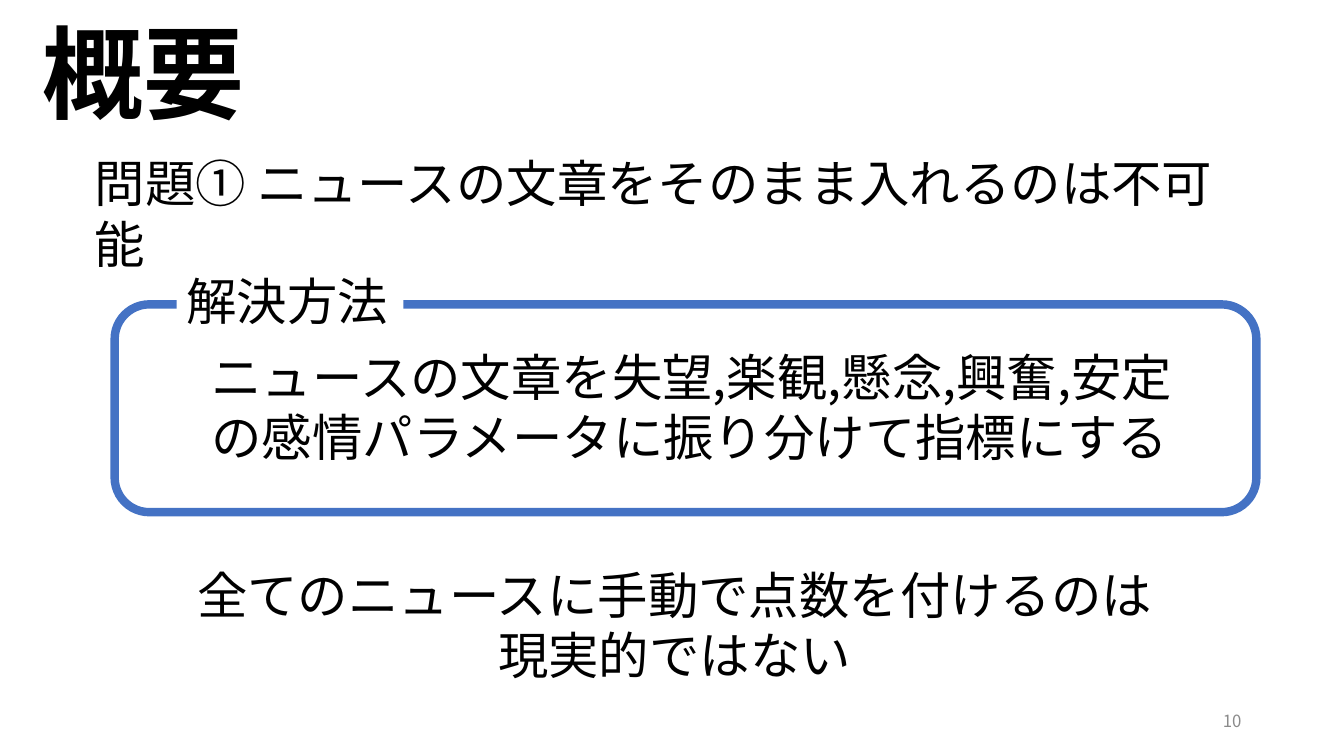
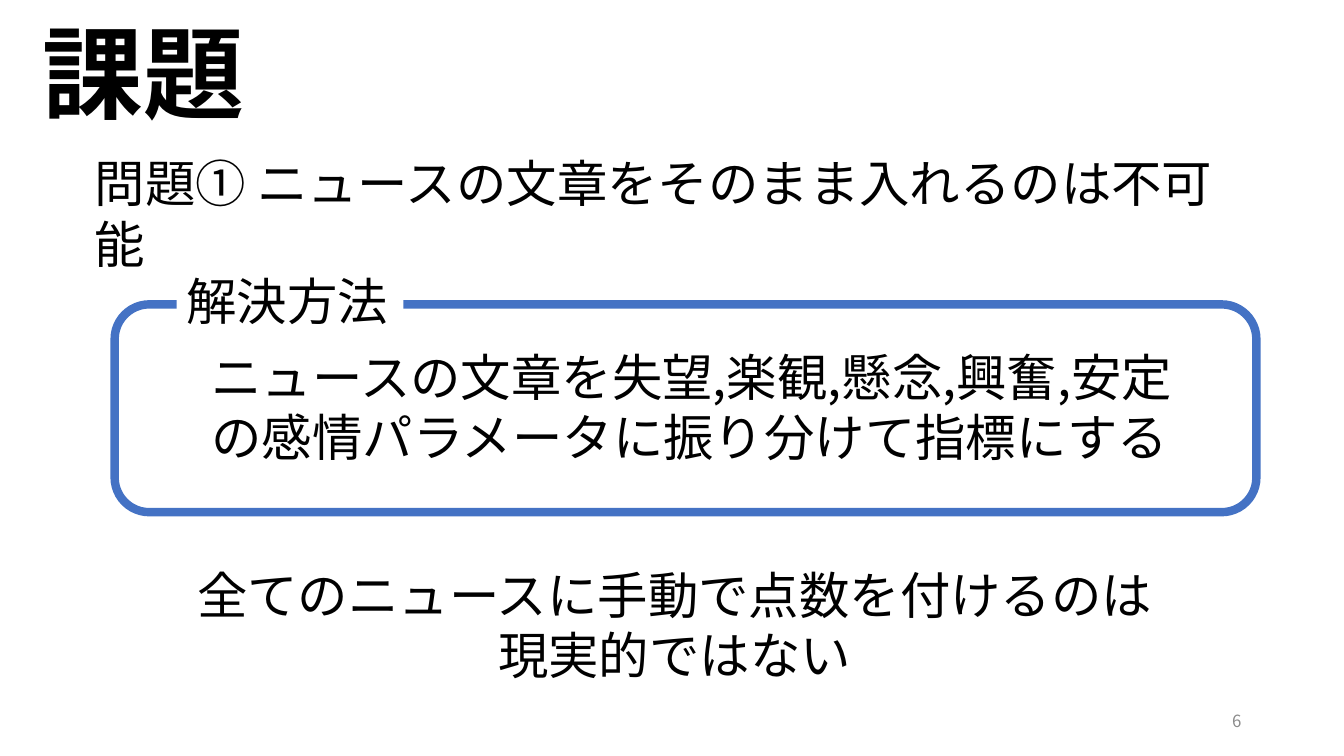
Before and after one commit to ryoww/PBL_stock, a slide deck: slide 6 of 最終報告.pptx (slide 10 before the commit). Drawn at 1344x756 pixels with LibreOffice and Linux fonts; fonts in the diff are those of the drawing. Boxes give left, top, right and bottom in pixels: in the first picture for what was removed or moved away, otherwise in the second. Text is boxed around its words. In the diff, an @@ line names an element or a change of style, - is before the commit and + after.

```diff
--- a/最終報告.pptx
+++ b/最終報告.pptx
@@ text at (43,28,245,121): text changed @@
-概要
+課題
@@ page number at (1232,714,1241,727): text changed @@
-10
+6
```
Also in this commit, not shown: 11 other slides changed, 6 slides added, 1 slide removed, 1 other file.
